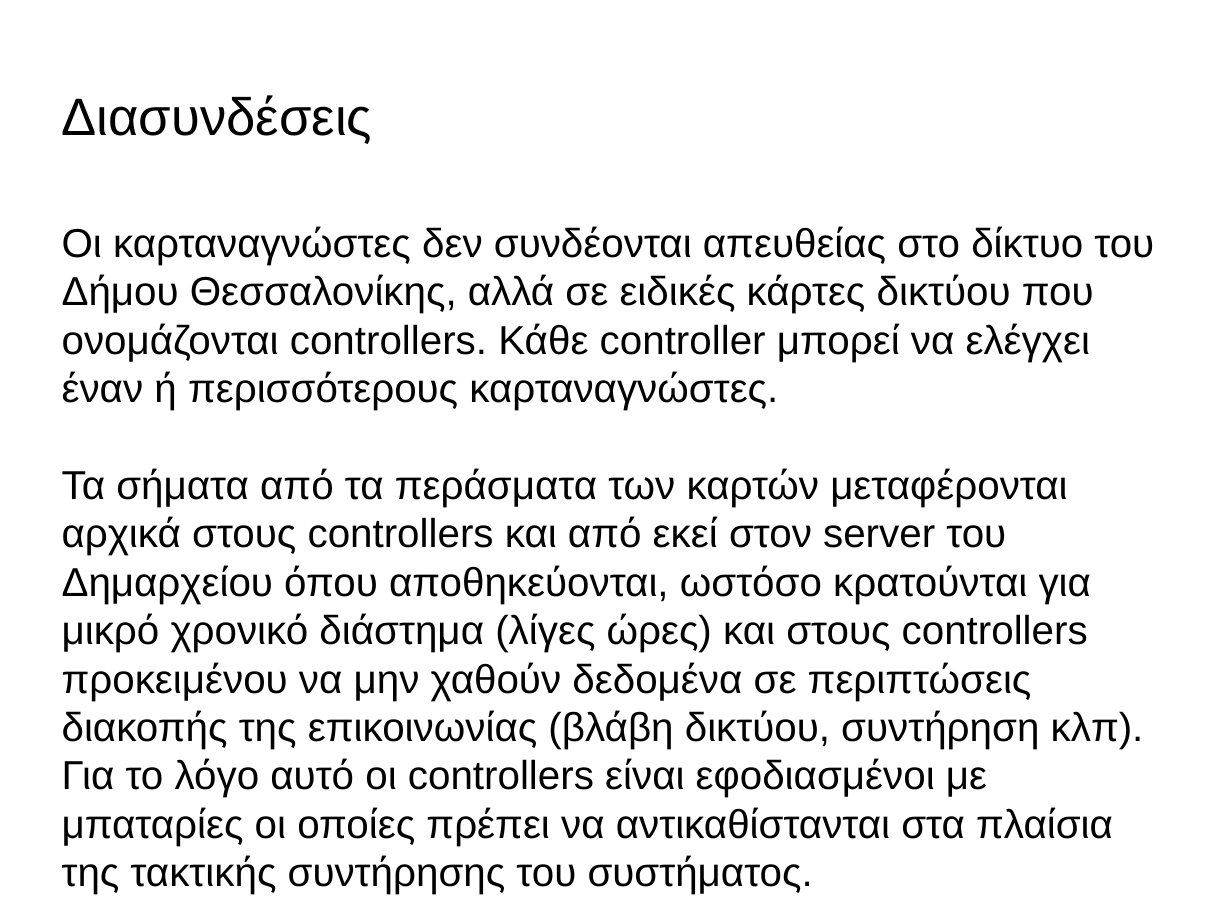
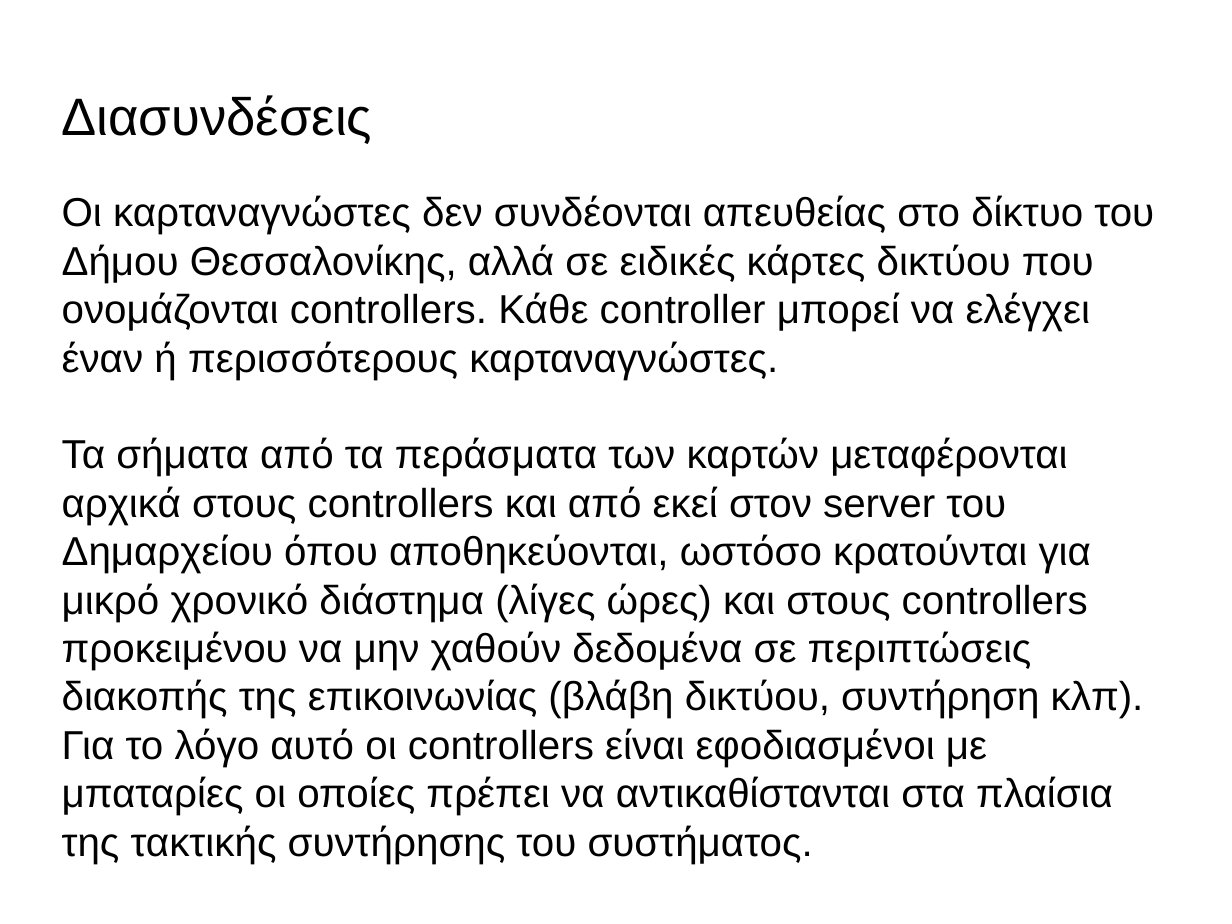
Before and after one commit to panos1962/letrak, a slide deck: slide 4 of misc/isagogi.odp. Drawn at 1232x924 pixels with LibreOffice and Linux fonts; fonts in the diff are those of the drawing; background and template pictures are left out. Boxes give left, top, right and bottom in pixels: in the first picture for what was removed or moved away, otherwise in the second. Text is boxed around its words. In the diff, an @@ line names an element or a change of style, - is before the commit and + after.

Commit message:
modifications

```diff
--- a/misc/isagogi.odp
+++ b/misc/isagogi.odp
@@ subtitle "Οι καρταναγνώστες δεν συνδέονται απευθείας ..." moved from (x1=62, y1=226, x2=1154, y2=894) to (x1=62, y1=195, x2=1154, y2=864) @@
```
